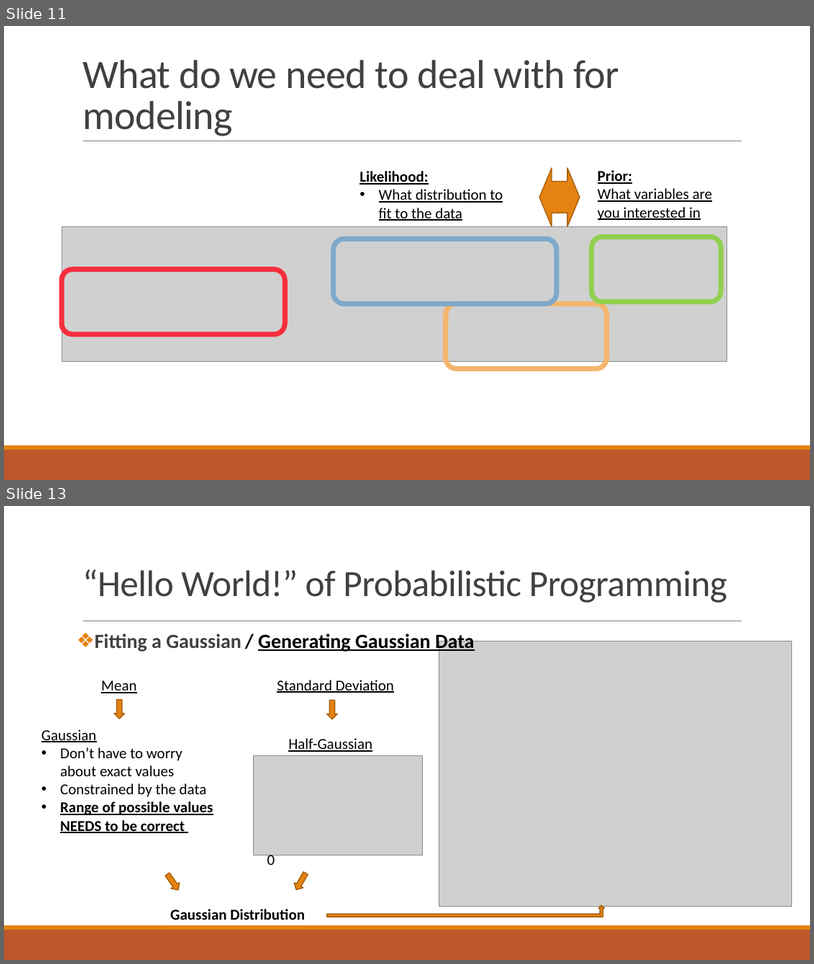
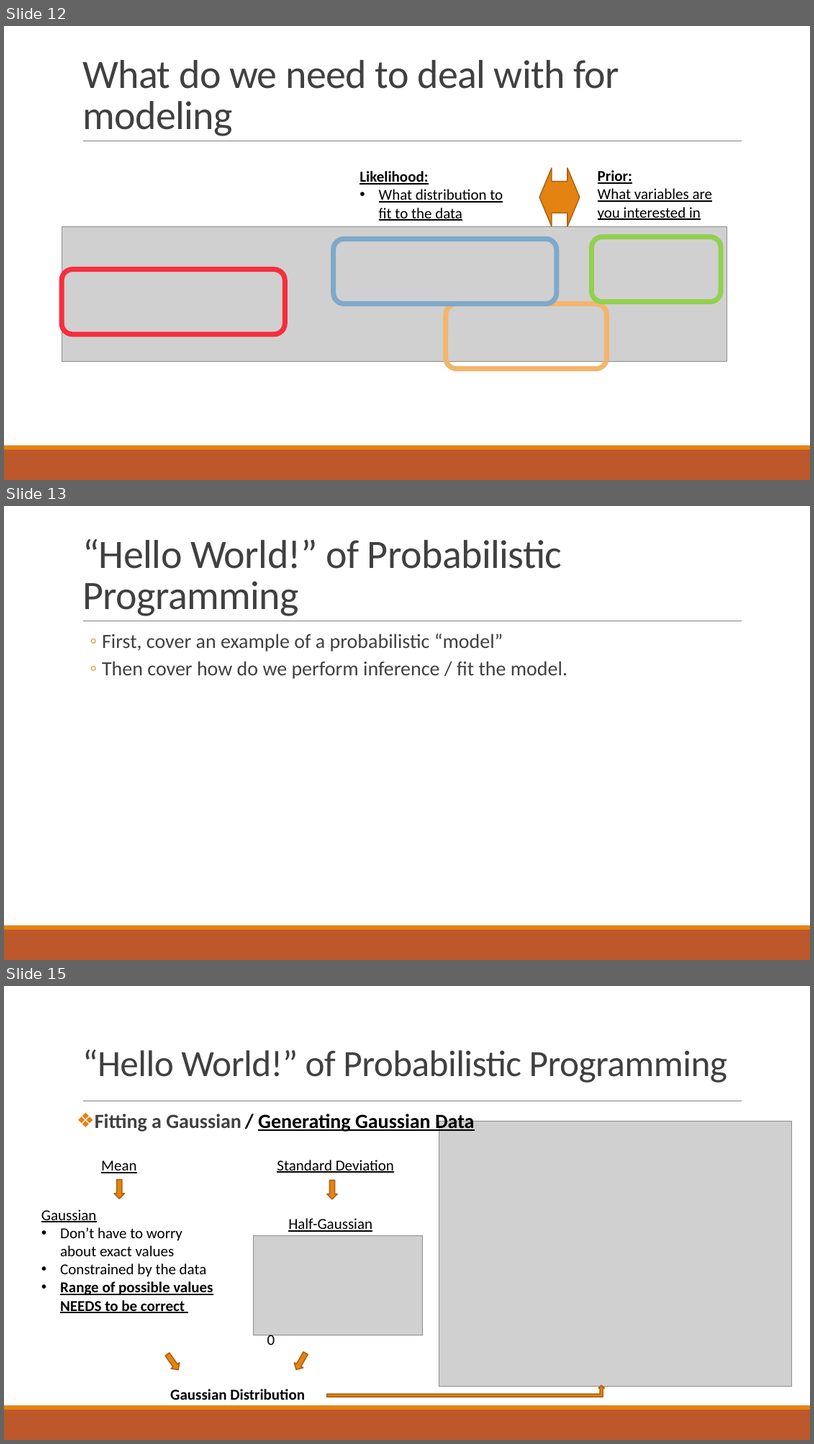
Before and after one commit to abuzarmahmood/teachables, a slide deck: Bayesian_Modeling_Lecture/Adv_Data_Analysis_Bayesian_Modeling.pptx. Shown one above the other, each under a label of ours: slides 11 and 13 before the commit, slides 12, 13 and 15 after it; the slides between them are not shown. The pictures are 814x964 and 814x1444 pixels, drawn with LibreOffice and Linux fonts; fonts in the diff are those of the drawing; grey boxes stand for pictures. Boxes give left, top, right and bottom in pixels: in the first picture for what was removed or moved away, otherwise in the second. Text is boxed around its words. In the diff, an @@ line names an element or a change of style, - is before the commit and + after.

Commit message:
Update Bayesian Modeling lecture

```diff
--- a/Bayesian_Modeling_Lecture/Adv_Data_Analysis_Bayesian_Modeling.pptx
+++ b/Bayesian_Modeling_Lecture/Adv_Data_Analysis_Bayesian_Modeling.pptx
@@ slide 13 added at (4,506,810,960), background #FFFFFF; not listed: 3 template elements that a slide beside it also shows @@
@@ title added at (82,539,563,616), 48 pt, text #404040 @@
+“Hello World!” of Probabilistic Programming
@@ text added at (102,633,568,679), 24 pt, text #404040 @@
+  ◦ First, cover an example of a probabilistic “model”
+  ◦ Then cover how do we perform inference / fit the model.
@@ what was slide 11 is now slide 12 @@
@@ what was slide 13 is now slide 15 @@
```
Also in this commit, not shown: 3 slides changed, 7 other slides added.
